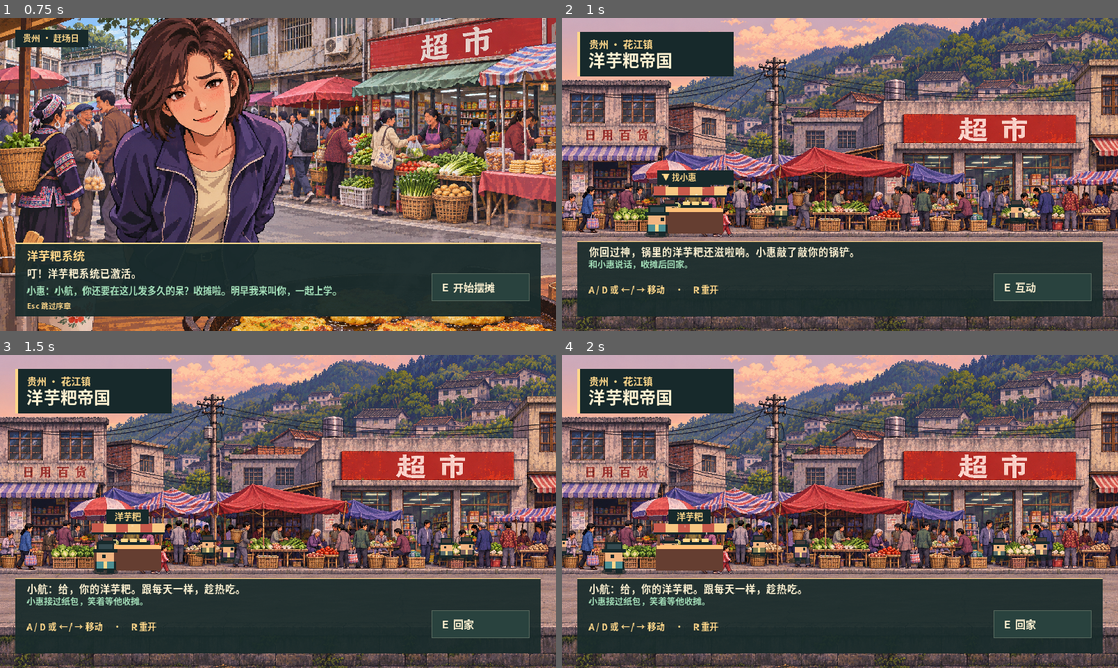
Above: before the commit, frames 1-4 (two rows, left to right).
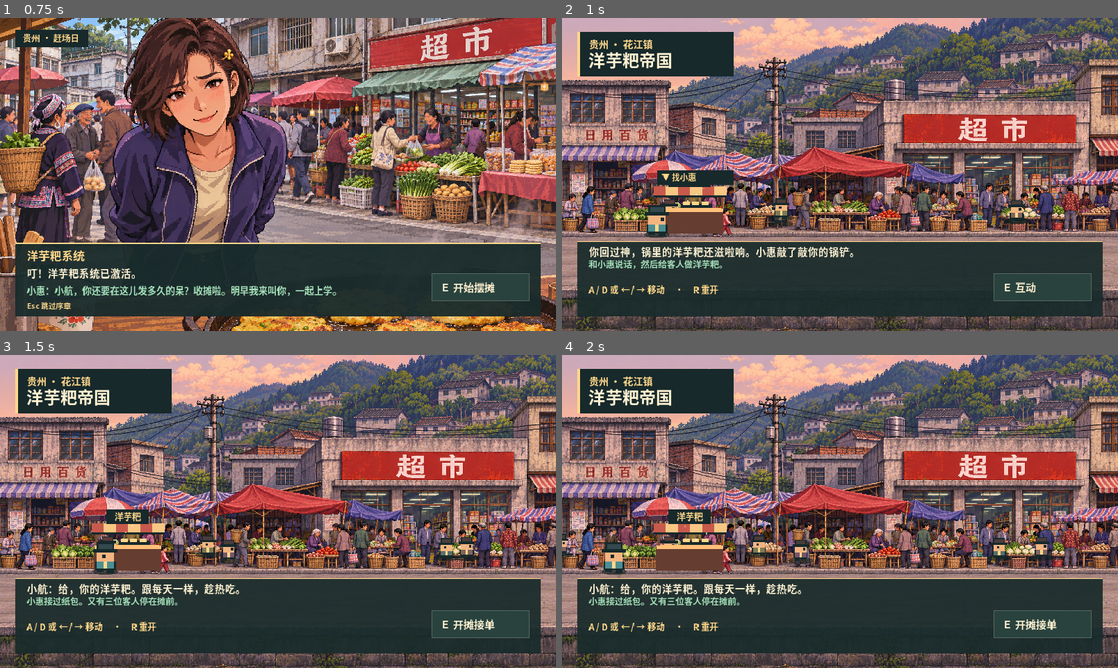
Above: after the commit, the same moments.

Repository: gui-zhou-high-bro/first-game
Game: Godot game, scene res://main.tscn
The game is run twice, just before and just after one commit, with the same random seed, the same clock (stepped at 60 frames per second) and the same inputs.
Inputs (mouse positions are in pixels of both pictures, inside the frame that each line leads up to):
- Up to frame 1 (0.75 s): tap Enter at 0.5 s; move the mouse to (400, 158) at 0.52 s; hold D from 0.53 s (still down); tap E at 0.6 s; click (400, 158) at 0.67 s
- Up to frame 2 (1 s): keep holding D; tap Space at 0.77 s; tap Enter at 0.8 s
- Up to frame 3 (1.5 s): tap Space at 1.07 s; move the mouse to (166, 527) at 1.27 s; release D at 1.28 s; hold A from 1.28 s (still down); tap Enter at 1.35 s; click (166, 527) at 1.42 s
- Up to frame 4 (2 s): keep holding A; tap Space at 1.52, 1.82 s; tap 1 at 1.55 s

Frame 1 is identical in both runs. In frame 2, 0.3% of the frame differs, in the area x 14-29%, y 77-81%; in frame 3, 0.5%, in the area x 14-89%, y 77-88%; in frame 4, 0.5%.

Commit message:
Make the potato cake stall a playable cooking shift

Diff:
--- /dev/null
+++ b/cooking.gd
@@ -0,0 +1,436 @@
+extends "res://game_canvas.gd"
+
+enum Step { WASH, PEEL, STEAM, MIX, SHAPE, FRY, SAUCE, REVIEW, CLOSED }
+
+const MARKET = preload("res://art/town-market.png")
+const ORDERS := [
+	["早班赶场的嬢嬢", true, true, 0],
+	["买菜的大叔", true, false, 1],
+	["来赶场的街坊", false, true, 2],
+]
+const SAUCES := ["番茄酱", "油泼辣子", "芥末酱"]
+const SAUCE_COLORS := [Color("#e27358"), Color("#bd503b"), Color("#e3bd52")]
+const STATIONS := ["洗土豆", "去皮", "蒸土豆", "拌料", "揉饼", "平底锅", "加酱", "交单"]
+const WORK := Rect2(293, 105, 641, 290)
+const SUBMIT := Rect2(711, 451, 207, 51)
+const COOK_MIN := 2.7
+const COOK_MAX := 4.5
+const STEAM_LENGTH := 2.6
+const PAPER := Color("#f5dfb5")
+const WOOD := Color("#986247")
+const DARK_WOOD := Color("#56382c")
+const PALE := Color("#d5bb91")
+const CARROT := Color("#fc9a49")
+const ONION := Color("#94b962")
+
+var step := Step.WASH
+var order_index := 0
+var progress := 0
+var carrots := false
+var onions := false
+var sauce := -1
+var steam_started := false
+var fry_side := -1
+var stage_time := 0.0
+var elapsed := 0.0
+var sides: Array[float] = []
+var scores: Array[int] = []
+var review: Array[String] = []
+
+func _process(delta: float) -> void:
+	elapsed += delta
+	if (step == Step.STEAM and steam_started) or (step == Step.FRY and fry_side >= 0):
+		stage_time = minf(stage_time + delta, 30.0)
+	queue_redraw()
+
+func _unhandled_input(event: InputEvent) -> void:
+	if event is InputEventKey and event.pressed and not event.echo:
+		match event.physical_keycode:
+			KEY_E, KEY_ENTER, KEY_SPACE:
+				_advance()
+			KEY_1:
+				_choose(0)
+			KEY_2:
+				_choose(1)
+			KEY_3:
+				_choose(2)
+			KEY_R:
+				get_tree().reload_current_scene()
+	if event is InputEventMouseButton and event.pressed and event.button_index == MOUSE_BUTTON_LEFT:
+		var pointer := get_global_mouse_position()
+		if SUBMIT.has_point(pointer):
+			_advance()
+		elif step == Step.MIX or step == Step.SAUCE:
+			var options := 2 if step == Step.MIX else 3
+			for index in range(options):
+				if _option_rect(index).has_point(pointer):
+					_choose(index)
+					break
+
+func _choose(index: int) -> void:
+	if step == Step.MIX:
+		match index:
+			0:
+				carrots = not carrots
+			1:
+				onions = not onions
+			_:
+				return
+	elif step == Step.SAUCE:
+		sauce = index
+	else:
+		return
+	_sound(372.0 + index * 78.0, 430.0 + index * 78.0, 0.08)
+
+func _can_advance() -> bool:
+	match step:
+		Step.STEAM:
+			return not steam_started or stage_time >= STEAM_LENGTH
+		Step.SAUCE:
+			return sauce >= 0
+	return true
+
+func _advance() -> void:
+	if not _can_advance():
+		return
+	match step:
+		Step.WASH:
+			_work_toward(3, Step.PEEL, 310.0)
+		Step.PEEL:
+			_work_toward(3, Step.STEAM, 220.0)
+		Step.STEAM:
+			if not steam_started:
+				steam_started = true
+				stage_time = 0.0
+				_sound(188.0, 270.0, 0.14)
+			else:
+				step = Step.MIX
+				_sound(480.0, 610.0, 0.16)
+		Step.MIX:
+			_work_toward(3, Step.SHAPE, 155.0)
+		Step.SHAPE:
+			_work_toward(2, Step.FRY, 193.0)
+		Step.FRY:
+			_fry()
+		Step.SAUCE:
+			_review_order()
+		Step.REVIEW:
+			if order_index + 1 == ORDERS.size():
+				step = Step.CLOSED
+			else:
+				_next_order()
+		Step.CLOSED:
+			get_tree().change_scene_to_file("res://bedroom.tscn")
+
+func _work_toward(count: int, following: Step, pitch: float) -> void:
+	progress += 1
+	_sound(pitch + progress * 24.0, pitch + progress * 60.0, 0.10)
+	if progress == count:
+		progress = 0
+		step = following
+
+func _fry() -> void:
+	if fry_side == -1:
+		fry_side = 0
+	else:
+		sides.append(stage_time)
+		if fry_side == 1:
+			step = Step.SAUCE
+		else:
+			fry_side = 1
+	stage_time = 0.0
+	_sound(230.0, 98.0, 0.24)
+
+func _doneness(time: float) -> String:
+	if time < COOK_MIN:
+		return "偏生"
+	if time > COOK_MAX:
+		return "煎焦"
+	return "金黄"
+
+func _review_order() -> void:
+	var order: Array = ORDERS[order_index]
+	var grade := 100
+	review.clear()
+	if carrots != order[1] or onions != order[2]:
+		var mistakes := int(carrots != order[1]) + int(onions != order[2])
+		grade -= mistakes * 12
+		review.append("配料和订单不符")
+	if sauce != order[3]:
+		grade -= 28
+		review.append("酱放错了")
+	var first := _doneness(sides[0])
+	var second := _doneness(sides[1])
+	grade -= 15 * (int(first != "金黄") + int(second != "金黄"))
+	review.push_front("正面%s，反面%s" % [first, second])
+	if review.size() == 1 and first == "金黄" and second == "金黄":
+		review.append("配料和酱也都对上了")
+	scores.append(grade)
+	step = Step.REVIEW
+	_sound(440.0, 660.0, 0.28)
+
+func _next_order() -> void:
+	order_index += 1
+	step = Step.WASH
+	progress = 0
+	carrots = false
+	onions = false
+	sauce = -1
+	steam_started = false
+	fry_side = -1
+	stage_time = 0.0
+	sides.clear()
+	review.clear()
+
+func _button_text() -> String:
+	match step:
+		Step.WASH:
+			return "E  冲洗 (%d/3)" % progress
+		Step.PEEL:
+			return "E  削皮 (%d/3)" % progress
+		Step.STEAM:
+			if not steam_started:
+				return "E  上蒸锅"
+			return "E  取出" if _can_advance() else "蒸锅加热中"
+		Step.MIX:
+			return "E  捣碎拌匀 (%d/3)" % progress
+		Step.SHAPE:
+			return "E  揉成饼 (%d/2)" % progress
+		Step.FRY:
+			return ["E  下锅", "E  翻面", "E  起锅"][fry_side + 1]
+		Step.SAUCE:
+			return "E  上盘交单"
+		Step.REVIEW:
+			return "E  收好摊位" if order_index + 1 == ORDERS.size() else "E  接下一单"
+		Step.CLOSED:
+			return "E  收摊回家"
+	return ""
+
+func _hint() -> String:
+	match step:
+		Step.WASH:
+			return "把土豆上的泥冲干净。"
+		Step.PEEL:
+			return "转一转土豆，把剩下的皮削掉。"
+		Step.STEAM:
+			return "等进度条蒸满，再把熟土豆取出来。"
+		Step.MIX:
+			return "按订单选料。可以取消勾选，再把土豆捣碎拌匀。"
+		Step.SHAPE:
+			return "把土豆泥团紧、压成圆饼。"
+		Step.FRY:
+			if fry_side < 0:
+				return "把生饼放到平底锅里。"
+			return "计时到绿色区间时翻面或起锅。"
+		Step.SAUCE:
+			return "按订单选一种酱，确认后再上盘。"
+		Step.REVIEW:
+			return "看看客人的评价，再做下一单。"
+		Step.CLOSED:
+			return "小惠：最后一块给自己留着，回家啦。"
+	return ""
+
+func _option_rect(index: int) -> Rect2:
+	return Rect2(308 + index * 130, 445, 122, 47)
+
+func _draw() -> void:
+	draw_texture_rect(MARKET, Rect2(0, 0, 960, 540), false)
+	_rect(0, 0, 960, 540, Color("#17292bb3"))
+	_draw_header()
+	_draw_order()
+	_draw_work()
+	_draw_controls()
+
+func _draw_header() -> void:
+	_rect(26, 18, 908, 66, INK)
+	_rect(26, 18, 5, 66, GOLD)
+	_type("小航的洋芋粑摊", 45, 45, 25)
+	for index in range(STATIONS.size()):
+		var x := 48 + index * 110
+		var current := index == int(step)
+		var complete := index < int(step)
+		if current:
+			_rect(x - 3, 54, 102, 22, Color("#3d5c55"))
+		var color := GOLD if current else (MINT if complete else PALE)
+		_type(STATIONS[index], x + 6, 71, 14, color)
+
+func _draw_order() -> void:
+	var order: Array = ORDERS[order_index]
+	_rect(26, 105, 247, 290, PAPER)
+	_rect(26, 105, 247, 6, GOLD)
+	_type("订单  %d / %d" % [order_index + 1, ORDERS.size()], 46, 143, 21, INK)
+	_type(order[0], 46, 177, 17, DARK_WOOD)
+	_rect(46, 192, 205, 2, WOOD)
+	_type("配料", 46, 227, 15, DARK_WOOD)
+	_type("胡萝卜碎  " + ("要" if order[1] else "不要"), 46, 254, 16, INK)
+	_type("葱花         " + ("要" if order[2] else "不要"), 46, 280, 16, INK)
+	_type("酱料", 46, 318, 15, DARK_WOOD)
+	_rect(46, 332, 18, 15, SAUCE_COLORS[order[3]])
+	_type(SAUCES[order[3]], 74, 346, 18, INK)
+
+func _draw_work() -> void:
+	draw_rect(WORK, DARK_WOOD)
+	for board in range(9):
+		var y := 111 + board * 31
+		_rect(299, y, 629, 28, WOOD if board % 2 == 0 else Color("#a66d4d"))
+		_rect(299, y + 25, 629, 3, Color("#754a39"))
+	var center := Vector2(610, 232)
+	match step:
+		Step.WASH, Step.PEEL:
+			_disk(center + Vector2(0, 16), 144, 64, Color("#493c36"))
+			_disk(center, 138, 62, Color("#b9d9d3") if step == Step.WASH else PAPER)
+			_disk(center, 119, 48, Color("#81aeb4") if step == Step.WASH else PALE)
+			_draw_raw(center)
+		Step.STEAM:
+			_draw_pot(center)
+			if steam_started:
+				_draw_gauge(stage_time / STEAM_LENGTH, false)
+		Step.MIX, Step.SHAPE:
+			_disk(center + Vector2(0, 14), 142, 62, DARK_WOOD)
+			_disk(center, 140, 62, Color("#e4cba3"))
+			_disk(center, 118, 48, Color("#b18f68"))
+			var roundness := progress if step == Step.SHAPE else 0
+			_disk(center, 72 - roundness * 7, 36 + roundness * 3, Color("#f2ce80"))
+			_scatter(center)
+		Step.FRY:
+			_draw_pan(center)
+			if fry_side >= 0:
+				_draw_gauge(stage_time / 7.0, true)
+		Step.SAUCE:
+			_draw_plate(center)
+		Step.REVIEW:
+			_draw_plate(center - Vector2(128, 0))
+			_rect(640, 156, 259, 169, PAPER)
+			_type("本单评价  %d 分" % scores.back(), 659, 190, 22, INK)
+			for index in range(review.size()):
+				_type(review[index], 659, 227 + 26 * index, 15, DARK_WOOD)
+		Step.CLOSED:
+			_rect(393, 147, 438, 198, PAPER)
+			_type("今天卖完了", 416, 185, 26, INK)
+			var total := 0
+			for index in range(scores.size()):
+				total += scores[index]
+				_type("第 %d 单  %d 分" % [index + 1, scores[index]], 417, 219 + index * 26, 17, DARK_WOOD)
+			_type("平均评价  %d 分" % roundi(float(total) / scores.size()), 417, 319, 19, INK)
+
+func _draw_raw(center: Vector2) -> void:
+	var peels_left := 3 - progress if step == Step.PEEL else 3
+	var potato := Color("#e5b967") if step == Step.PEEL else Color("#aa764d")
+	_disk(center, 69, 31, potato)
+	_disk(center - Vector2(10, 7), 54, 19, potato.lightened(0.13))
+	for index in range(peels_left):
+		var x := center.x - 32 + 28 * index
+		_rect(x, center.y + 13, 12, 7, Color("#885639"))
+	if step == Step.WASH:
+		for index in range(3 - progress):
+			_rect(center.x - 35 + 28 * index, center.y - 8 + (index % 2) * 13, 11, 8, Color("#634539"))
+		for index in range(progress + 1):
+			_rect(center.x - 88 + 48 * index, center.y + 28, 16, 4, Color("#d3eee1"))
+
+func _draw_pot(center: Vector2) -> void:
+	_rect(center.x - 132, center.y + 10, 264, 13, INK)
+	_rect(center.x - 105, center.y - 1, 210, 59, Color("#688c8a"))
+	_rect(center.x - 98, center.y + 41, 196, 13, Color("#49706d"))
+	_disk(center - Vector2(0, 7), 113, 28, Color("#a3c5b9"))
+	_disk(center - Vector2(0, 8), 101, 20, Color("#375554"))
+	if steam_started:
+		_disk(center - Vector2(0, 9), 110, 26, Color("#93af9e"))
+		_rect(center.x - 20, center.y - 44, 40, 12, INK)
+		for index in range(6):
+			var rise := fposmod(elapsed * 25.0 + index * 13, 58.0)
+			var vapor := Color(0.93, 0.97, 0.88, 0.75 * (1.0 - rise / 58.0))
+			_rect(center.x - 56 + index * 22 + sin(rise * 0.2) * 8, center.y - 25 - rise, 7, 7, vapor)
+	else:
+		_disk(center - Vector2(0, 6), 60, 16, Color("#e0b56c"))
+
+func _draw_pan(center: Vector2) -> void:
+	_rect(center.x + 95, center.y + 7, 134, 19, Color("#2d3434"))
+	_rect(center.x + 132, center.y + 7, 97, 7, Color("#444745"))
+	_disk(center + Vector2(0, 13), 142, 68, Color("#392f2b"))
+	_disk(center, 142, 68, Color("#687172"))
+	_disk(center, 128, 58, Color("#292c2b"))
+	_disk(center, 103, 43, Color("#4c4733"))
+	if fry_side >= 0:
+		var visible_time := stage_time if fry_side == 0 else sides[0]
+		_draw_cake(center, _cake_color(visible_time))
+		for index in range(10):
+			var spark := fposmod(elapsed * 49.0 + index * 19.0, 34.0)
+			var angle := TAU * index / 10.0
+			_rect(center.x + cos(angle) * (76 + spark), center.y + sin(angle) * 42 - spark / 4, 4, 3, GOLD)
+
+func _draw_gauge(fraction: float, timing: bool) -> void:
+	const X := 410
+	const WIDTH := 400
+	const Y := 354
+	_rect(X, Y, WIDTH, 16, INK)
+	_rect(X + 2, Y + 2, (WIDTH - 4) * clampf(fraction, 0.0, 1.0), 12, GOLD if timing else MINT)
+	if timing:
+		var left := X + WIDTH * COOK_MIN / 7.0
+		var span := WIDTH * (COOK_MAX - COOK_MIN) / 7.0
+		_rect(left, Y + 2, span, 12, Color("#79ae83"))
+		var needle := X + WIDTH * clampf(fraction, 0.0, 1.0)
+		_rect(needle - 2, Y - 4, 4, 24, LIGHT)
+		_type("偏生", X, Y - 8, 13, LIGHT)
+		_type("金黄", left + 29, Y - 8, 13, LIGHT)
+		_type("煎焦", X + WIDTH - 32, Y - 8, 13, LIGHT)
+
+func _cake_color(time: float) -> Color:
+	return Color("#efc068") if time < COOK_MIN else (Color("#cd8440") if time <= COOK_MAX else Color("#734637"))
+
+func _draw_plate(center: Vector2) -> void:
+	_disk(center + Vector2(0, 12), 144, 68, DARK_WOOD)
+	_disk(center, 140, 67, Color("#e0e4c4"))
+	_disk(center, 116, 52, Color("#738d81"))
+	_disk(center, 103, 45, PAPER)
+	_draw_cake(center, _cake_color(maxf(sides[0], sides[1])))
+	if sauce >= 0:
+		var glaze: Color = SAUCE_COLORS[sauce]
+		for index in range(9):
+			var wave := sin(index * 1.5) * 14.0
+			_rect(center.x - 48 + index * 11, center.y - 6 + wave, 13, 8, glaze)
+
+func _draw_cake(center: Vector2, color: Color) -> void:
+	_disk(center + Vector2(0, 8), 69, 34, color.darkened(0.30))
+	_disk(center, 69, 34, color)
+	_disk(center - Vector2(3, 5), 54, 25, color.lightened(0.12))
+	_scatter(center)
+
+func _scatter(center: Vector2) -> void:
+	for index in range(13):
+		var x := (index * 47 % 100) - 50
+		var y := (index * 23 % 38) - 19
+		var color := Color("#c39559")
+		if index % 3 == 0 and carrots:
+			color = CARROT
+		elif index % 3 == 1 and onions:
+			color = ONION
+		_rect(center.x + x, center.y + y, 6, 4, color)
+
+func _disk(center: Vector2, radius_x: float, radius_y: float, color: Color) -> void:
+	for line in range(-int(radius_y), int(radius_y), 4):
+		var width := roundf(radius_x * sqrt(1.0 - pow(float(line) / radius_y, 2.0)))
+		_rect(center.x - width, center.y + line, width * 2.0, 4, color)
+
+func _draw_controls() -> void:
+	_rect(26, 407, 908, 113, INK)
+	_type(_hint(), 45, 431, 17, MINT)
+	if step == Step.MIX:
+		_draw_option(0, "胡萝卜碎", CARROT, carrots)
+		_draw_option(1, "葱花", ONION, onions)
+	elif step == Step.SAUCE:
+		for index in range(SAUCES.size()):
+			_draw_option(index, SAUCES[index], SAUCE_COLORS[index], sauce == index)
+	else:
+		_type("E / 空格操作  ·  R 重新开摊", 46, 480, 15, PALE)
+	_button_frame(SUBMIT, _can_advance())
+	if not _can_advance():
+		draw_rect(SUBMIT, Color("#192b2b77"))
+	_type(_button_text(), 728, 483, 17, LIGHT if _can_advance() else PALE)
+
+func _draw_option(index: int, label: String, swatch: Color, selected: bool) -> void:
+	var box := _option_rect(index)
+	_button_frame(box, true)
+	if selected:
+		draw_rect(box, GOLD, false, 2)
+	_rect(box.position.x + 11, box.position.y + 17, 12, 12, swatch)
+	_type("%d  %s" % [index + 1, label], box.position.x + 30, box.position.y + 30, 15, GOLD if selected else LIGHT)
--- /dev/null
+++ b/cooking.tscn
@@ -0,0 +1,7 @@
+[gd_scene load_steps=2 format=3]
+
+[ext_resource type="Script" path="res://cooking.gd" id="1"]
+
+[node name="CookingStall" type="Node2D"]
+texture_filter = 1
+script = ExtResource("1")
--- a/market.gd
+++ b/market.gd
@@ -64,11 +64,11 @@
 	if phase == Phase.INTRO:
 		_advance_intro()
 	elif talked_to_xiaohui:
-		get_tree().change_scene_to_file("res://bedroom.tscn")
+		get_tree().change_scene_to_file("res://cooking.tscn")
 	elif hero_x >= 116.0 and hero_x <= 310.0:
 		talked_to_xiaohui = true
 		line_one = "小航：给，你的洋芋粑。跟每天一样，趁热吃。"
-		line_two = "小惠接过纸包，笑着等他收摊。"
+		line_two = "小惠接过纸包。又有三位客人停在摊前。"
 		_sound(440.0, 660.0, 0.18)
 	else:
 		line_one = "小惠还在洋芋粑摊前等你。"
@@ -89,7 +89,7 @@
 	phase = Phase.WALK
 	elapsed = 0.0
 	line_one = "你回过神，锅里的洋芋粑还滋啦响。小惠敲了敲你的锅铲。"
-	line_two = "和小惠说话，收摊后回家。"
+	line_two = "和小惠说话，然后给客人做洋芋粑。"
 
 func _draw_intro() -> void:
 	draw_texture_rect(FIRST_PERSON, Rect2(0, 0, 960, 540), false)
@@ -162,4 +162,4 @@
 	_type(line_two, 46, 431, 15, MINT)
 	_type("A / D 或 ← / → 移动     ·     R 重开", 46, 475, 15, GOLD)
 	_button_frame(Rect2(746, 441, 168, 47), true)
-	_type("E  回家" if talked_to_xiaohui else "E  互动", 763, 472, 18)
+	_type("E  开摊接单" if talked_to_xiaohui else "E  互动", 763, 472, 18)
Not shown, added: cooking.gd.uid
